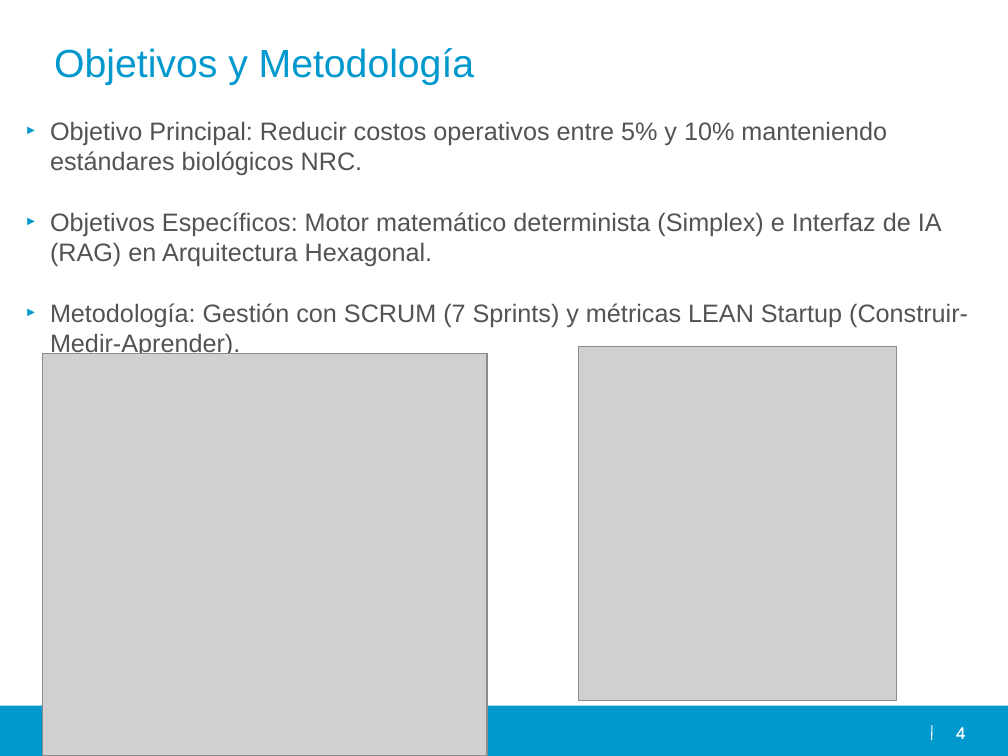
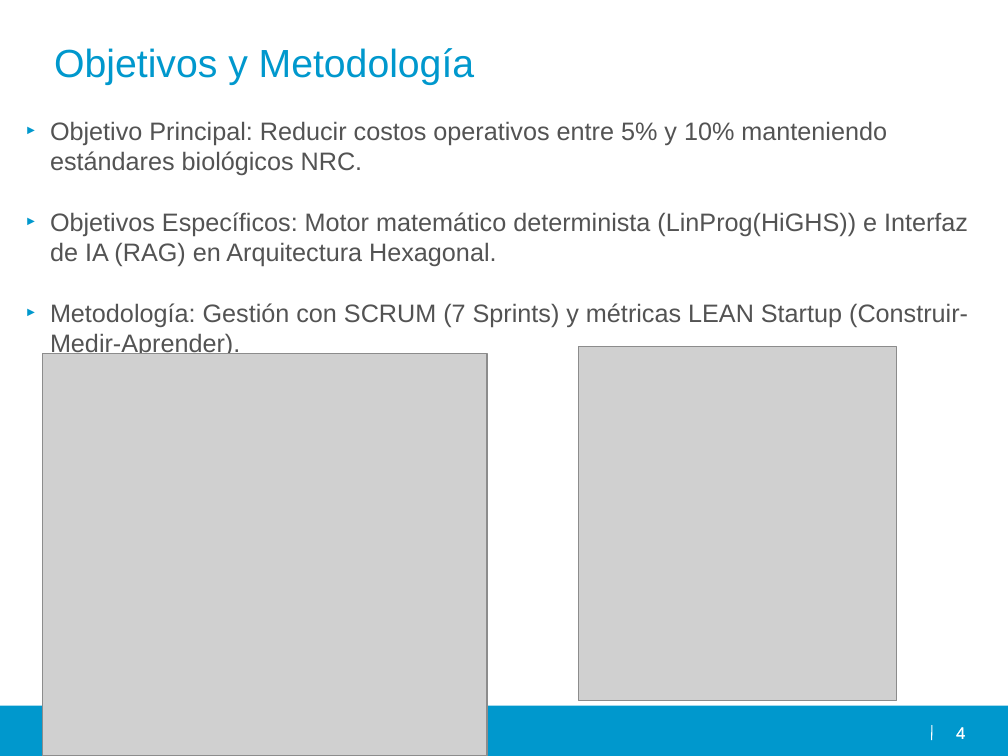
Before and after one commit to Caporal-AI/caporal-ai, a slide deck: slide 4 of docs/Caporal AI.pptx. Drawn at 1008x756 pixels with LibreOffice and Linux fonts; fonts in the diff are those of the drawing; grey boxes stand for pictures; background and template pictures are left out. Boxes give left, top, right and bottom in pixels: in the first picture for what was removed or moved away, otherwise in the second. Text is boxed around its words. In the diff, an @@ line names an element or a change of style, - is before the commit and + after.

```diff
--- a/docs/Caporal AI.pptx
+++ b/docs/Caporal AI.pptx
@@ text at (50,212,968,267): text changed @@
-► Objetivos Específicos: Motor matemático determinista (Simplex) e Interfaz de IA (RAG) en Arquitectura Hexagonal.
+► Objetivos Específicos: Motor matemático determinista (LinProg(HiGHS)) e Interfaz de IA (RAG) en Arquitectura Hexagonal.
```
Also in this commit, not shown: 2 other slides changed.
